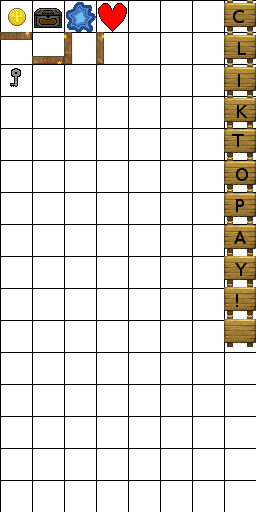
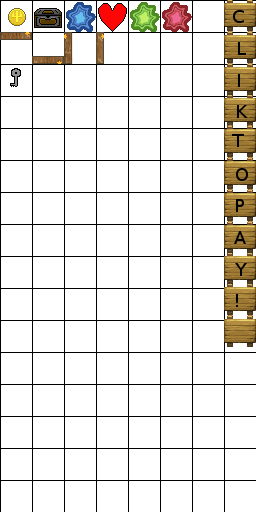
The second 256px x 512px image is a revision of the first. Changes to its layers:
added layer "Pasted Layer #6" above "Pasted Layer #5" over 162, 2, 192, 32
added layer "Pasted Layer #5" above "Pasted Layer #1" over 130, 2, 160, 32
